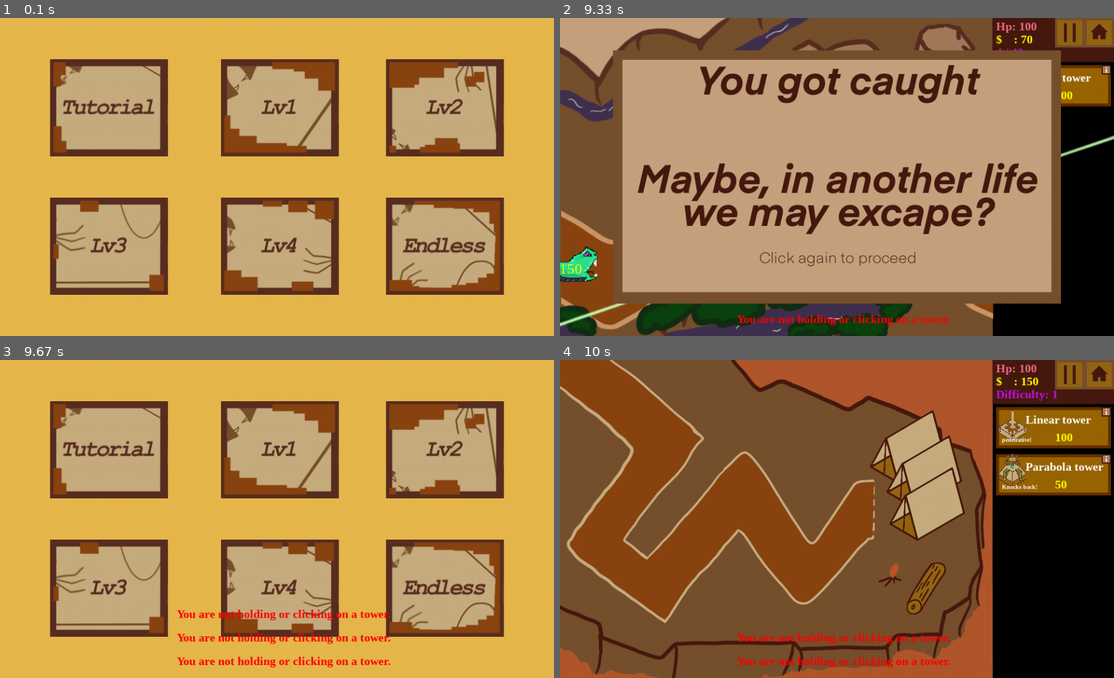
Above: before the commit, frames 1-4 (two rows, left to right).
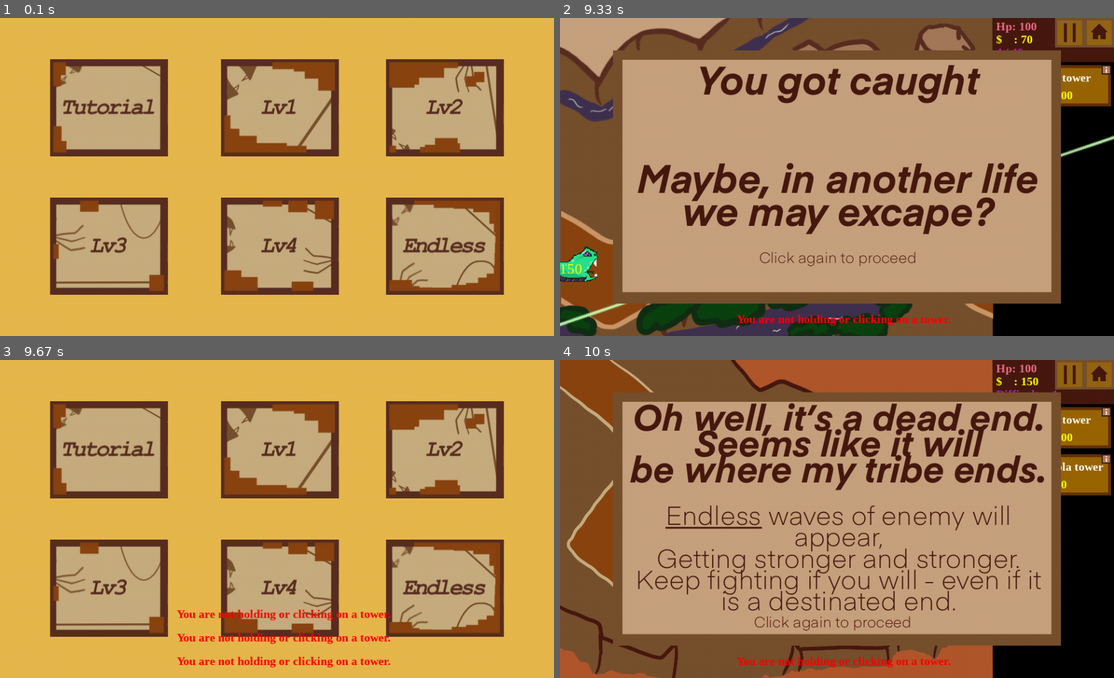
Above: after the commit, the same moments.

Repository: wallace-Ng-education/2025-major-work
Game: pygame game, started from pygame major project 2D tower defence by wallace/main.py
Two runs of this game, one before a commit and one after it. Both use one fixed random seed, a clock stepped at 60 frames per second and the inputs below.
Inputs (mouse positions are in pixels of both pictures, inside the frame that each line leads up to):
- Up to frame 1 (0.1 s): no input
- Up to frame 2 (9.33 s): click (1003, 107) at 0.38 s; click (837, 196) at 0.72 s; click (665, 129) at 1.05 s; click (903, 205) at 1.38 s; click (848, 68) at 1.72 s; click (809, 259) at 2.05 s; click (820, 122) at 2.38 s; click (759, 110) at 2.72 s; click (1030, 259) at 3.05 s; click (1036, 151) at 3.38 s; click (953, 119) at 3.72 s; click (676, 113) at 4.05 s; click (859, 164) at 4.38 s; click (676, 157) at 4.72 s; click (753, 269) at 5.05 s; click (670, 294) at 5.38 s; click (748, 72) at 5.72 s; click (781, 164) at 6.05 s; click (704, 94) at 6.38 s; click (936, 281) at 6.72 s; click (803, 81) at 7.05 s; click (731, 253) at 7.38 s; click (654, 110) at 7.72 s; click (1014, 103) at 8.05 s; click (776, 269) at 8.38 s; move the mouse to (920, 288) at 9.17 s
- Up to frame 3 (9.67 s): click (360, 630) at 9.37 s
- Up to frame 4 (10 s): click (1003, 588) at 9.77 s

Frames 1-3 are identical in both runs. In frame 4, 57% of the frame differs, in the area x 9-91%, y 10-90%.

Commit message:
Added and altered a bit more dialogues
Dialogue_tutorial_tower.png
    (altered) for better instructions -
         instructs player on how to buy and place instead of just buying.
         guides player to press on the tower

Dialogue_lv3_parabola.png
    describes characteristics of parabola towers

Dialogue_lv5.png
    gives an ending to the story lore

Diff:
--- a/pygame major project 2D tower defence by wallace/config.py
+++ b/pygame major project 2D tower defence by wallace/config.py
@@ -203,7 +203,9 @@
         # pause, home
         "button_data": [[Initialise["button_pauseIMG"],[840,0]],[Initialise["button_homeIMG"],[890,0]]],
         # badend, happyend
-        "dialogue_data": [[Initialise["Dialogue_badend"],[90,55]],[Initialise["Dialogue_happyend"],[90,55]]],
+        "dialogue_data": [[Initialise["Dialogue_badend"],[90,55]],
+                            [Initialise["Dialogue_happyend"],[90,55]],
+                            [pygame.image.load('assets/Dialogue_lv3_parabola.png').convert_alpha(),[40,105], 0],],
         # UI, battlefield
         "rect_data":[[735, 0 , 200, 540],[0, 0 , 735, 540]],
         # for every shop item [tower_image, name: str, description: str, price: int, unlocked:bool, price:int]
@@ -293,7 +295,10 @@
         # pause, home
         "button_data": [[Initialise["button_pauseIMG"],[840,0]],[Initialise["button_homeIMG"],[890,0]]],
         # badend, happyend
-        "dialogue_data": [[Initialise["Dialogue_badend"],[90,55]],[Initialise["Dialogue_happyend"],[90,55]]],
+        "dialogue_data": [[Initialise["Dialogue_badend"],[90,55]],
+                          [Initialise["Dialogue_happyend"],[90,55]],
+                          [pygame.image.load('assets/Dialogue_lv5.png').convert_alpha(),[90,55], 0],
+                        ],
         # UI, battlefield
         "rect_data":[[735, 0 , 200, 540],[0, 0 , 735, 540]],
         # for every shop item [tower_image, name: str, description: str, price: int, unlocked:bool, price:int]
Not shown, changed: README.md
Binary file added: pygame major project 2D tower defence by wallace/assets/Dialogue_lv3_parabola.png
Binary file changed: pygame major project 2D tower defence by wallace/assets/Dialogue_tutorial_tower.png
Not shown, changed: pygame major project 2D tower defence by wallace/build/main/Analysis-00.toc
Not shown, changed: pygame major project 2D tower defence by wallace/build/main/EXE-00.toc
Not shown, changed: pygame major project 2D tower defence by wallace/build/main/PKG-00.toc
Not shown, changed: pygame major project 2D tower defence by wallace/build/main/PYZ-00.pyz
Not shown, changed: pygame major project 2D tower defence by wallace/build/main/base_library.zip
Not shown, changed: pygame major project 2D tower defence by wallace/build/main/main.pkg
Not shown, changed: pygame major project 2D tower defence by wallace/main .exe
Not shown, added: pygame major project 2D tower defence by wallace/main.exe
Not shown, changed: pygame major project 2D tower defence by wallace/main.spec
